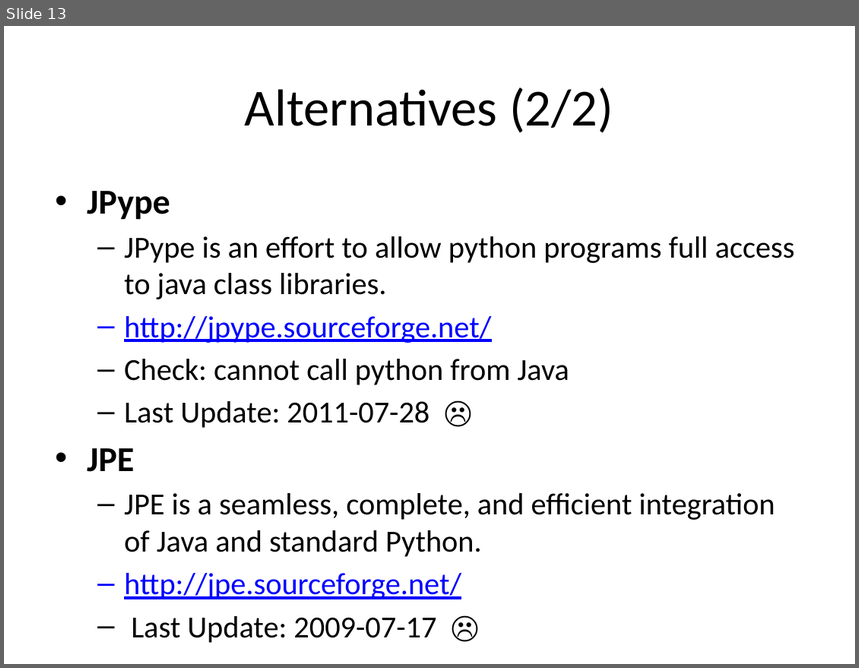
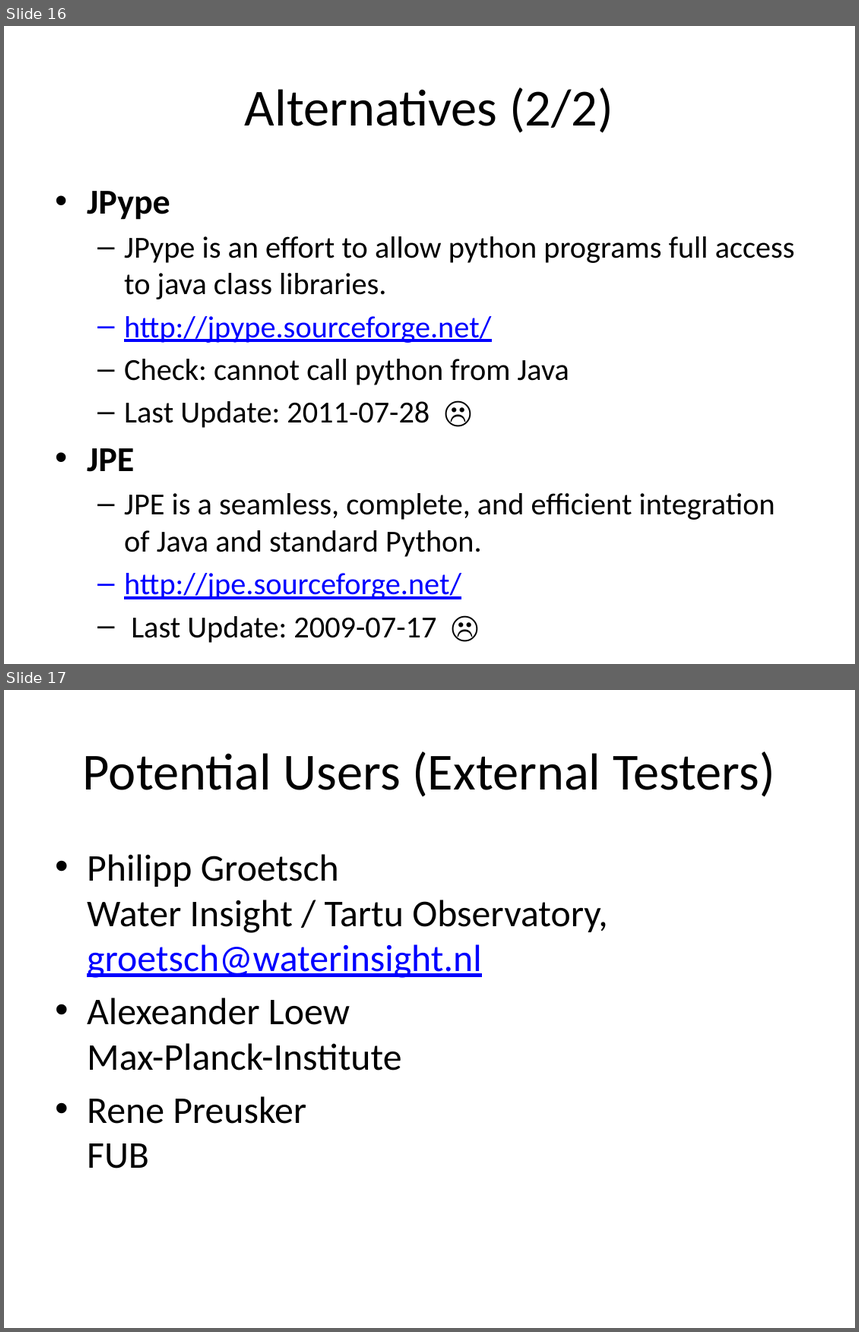
Before and after one commit to bcdev/beam-extapi, a slide deck: docs/beam-extapi.pptx. Shown one above the other, each under a label of ours: slide 13 before the commit, slides 16 and 17 after it. The pictures are 859x668 and 859x1332 pixels, drawn with LibreOffice and Linux fonts; fonts in the diff are those of the drawing. Boxes give left, top, right and bottom in pixels: in the first picture for what was removed or moved away, otherwise in the second. Text is boxed around its words. In the diff, an @@ line names an element or a change of style, - is before the commit and + after.

```diff
--- a/docs/beam-extapi.pptx
+++ b/docs/beam-extapi.pptx
@@ slide 17 added at bbox=[4, 690, 855, 1328], background #FFFFFF @@
@@ title added at bbox=[83, 752, 775, 797], 44 pt, text #000000 @@
+Potential Users (External Testers)
@@ text added at bbox=[87, 854, 608, 1169], 32 pt, text #000000 @@
+• Philipp Groetsch
+  Water Insight / Tartu Observatory, groetsch@waterinsight.nl
+• Alexeander Loew
+  Max-Planck-Institute
+• Rene Preusker
+  FUB
@@ what was slide 13 is now slide 16 @@
```
Also in this commit, not shown: 1 slide changed, 3 other slides added.
